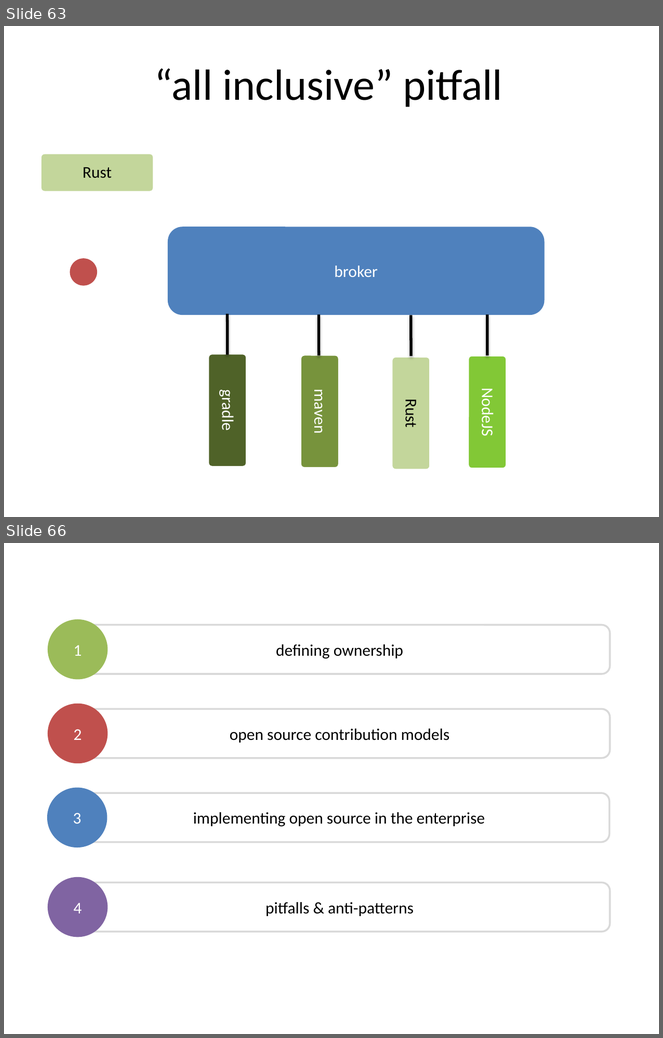
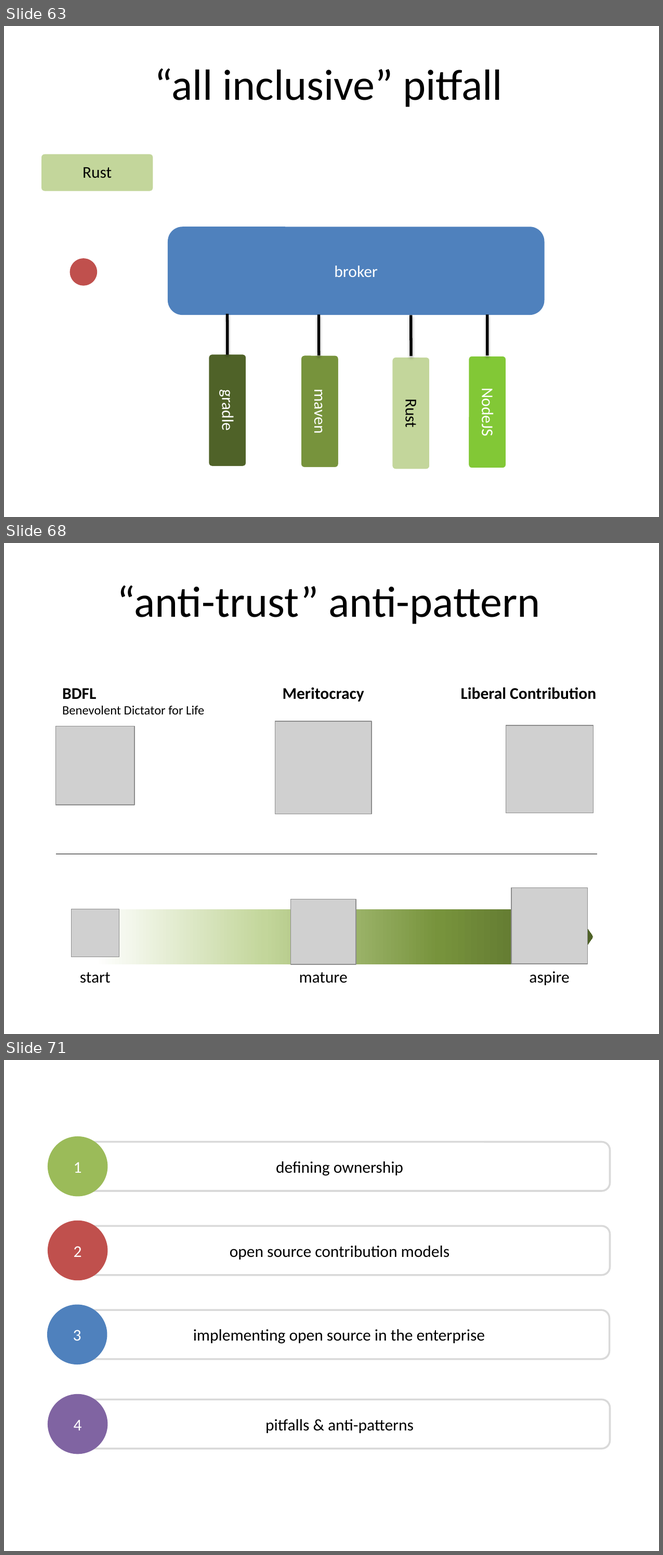
Before and after one commit to dsietz/open-source-model, a slide deck: Adopting the Open Source Model.pptx. Shown one above the other, each under a label of ours: slides 63 and 66 before the commit, slides 63, 68 and 71 after it; the slides between them are not shown. The pictures are 663x1038 and 663x1555 pixels, drawn with LibreOffice and Linux fonts; fonts in the diff are those of the drawing; grey boxes stand for pictures. Boxes give left, top, right and bottom in pixels: in the first picture for what was removed or moved away, otherwise in the second. Text is boxed around its words. In the diff, an @@ line names an element or a change of style, - is before the commit and + after.

```diff
--- a/Adopting the Open Source Model.pptx
+++ b/Adopting the Open Source Model.pptx
@@ slide 68 added at (x1=4, y1=543, x2=659, y2=1034), background #FFFFFF @@
@@ text added at (x1=117, y1=585, x2=541, y2=624), 48 pt, text #000000 @@
+“anti-trust” anti-pattern
@@ text added at (x1=62, y1=688, x2=204, y2=715), 14 pt, text #000000 @@
+BDFL
+Benevolent Dictator for Life
@@ text added at (x1=283, y1=688, x2=364, y2=702), 18 pt, text #000000, bold @@
+Meritocracy
@@ text added at (x1=461, y1=688, x2=596, y2=700), 18 pt, text #000000, bold @@
+Liberal Contribution
@@ picture added at (x1=56, y1=727, x2=135, y2=805) @@
@@ picture added at (x1=275, y1=721, x2=372, y2=814) @@
@@ picture added at (x1=506, y1=726, x2=593, y2=813) @@
@@ line added from (56, 854) to (598, 854), #000000 0.75 pt @@
@@ picture added at (x1=291, y1=899, x2=357, y2=965) @@
@@ picture added at (x1=512, y1=888, x2=588, y2=964) @@
@@ picture added at (x1=72, y1=909, x2=119, y2=957) @@
@@ pentagon arrow added at (x1=95, y1=909, x2=593, y2=964), fill gradient #FFFFFF to #C3D69B to #77933C to #4F6228 @@
@@ text added at (x1=80, y1=973, x2=111, y2=983), 18 pt, text #000000 @@
+start
@@ text added at (x1=299, y1=973, x2=348, y2=983), 18 pt, text #000000 @@
+mature
@@ text added at (x1=529, y1=971, x2=569, y2=986), 18 pt, text #000000 @@
+aspire
@@ what was slide 66 is now slide 71 @@
```
Also in this commit, not shown: 4 slides changed, 5 other slides added, 58 slides removed.
